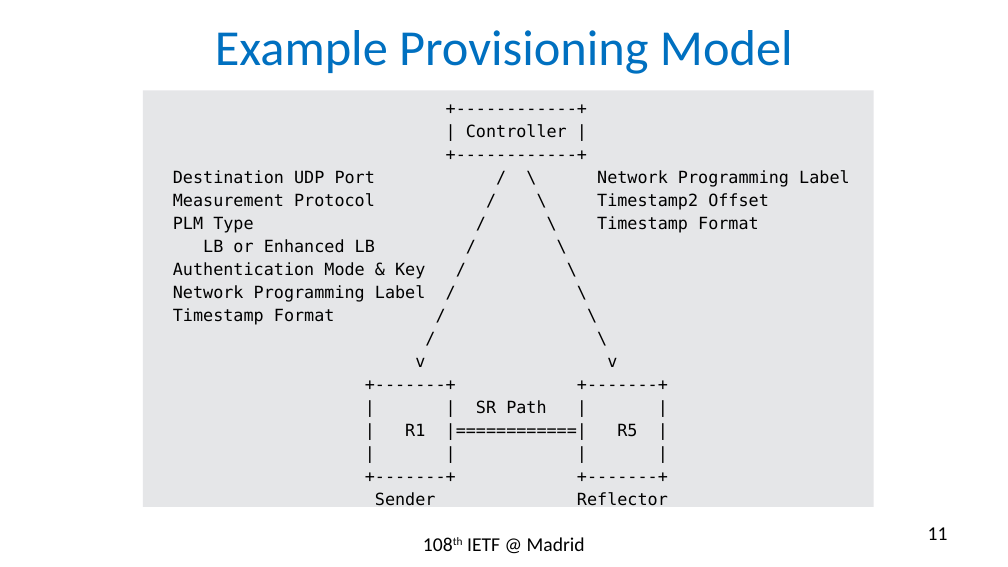
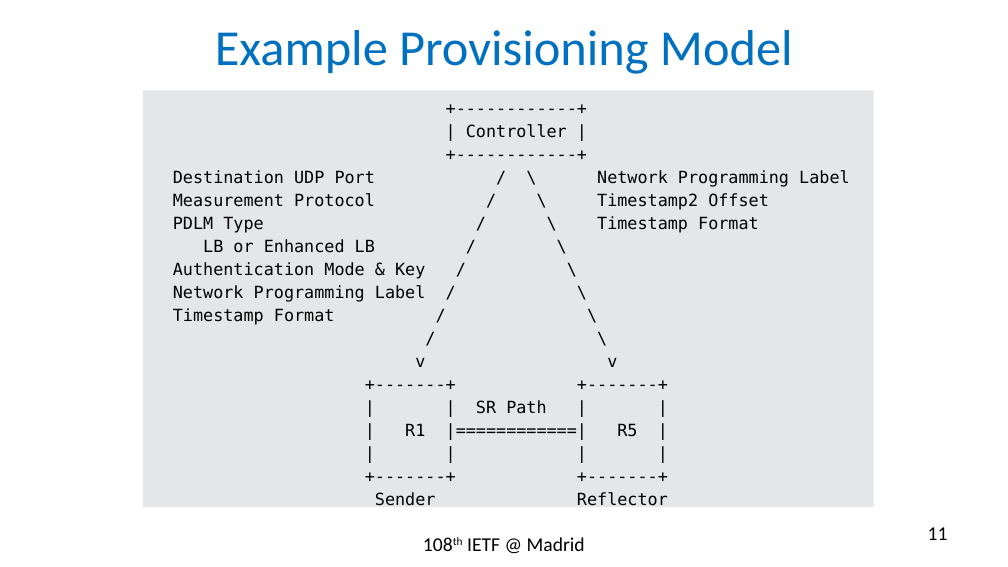
Before and after one commit to rakgandhi/ietf-slides, a slide deck: slide 11 of draft-gandhi-spring-sr-enhanced-plm-01.pptx. Drawn at 1008x567 pixels with LibreOffice and Linux fonts; fonts in the diff are those of the drawing. Boxes give left, top, right and bottom in pixels: in the first picture for what was removed or moved away, otherwise in the second. Text is boxed around its words. In the diff, an @@ line names an element or a change of style, - is before the commit and + after.

```diff
--- a/draft-gandhi-spring-sr-enhanced-plm-01.pptx
+++ b/draft-gandhi-spring-sr-enhanced-plm-01.pptx
@@ text in rectangle at [173, 216, 759, 233]: text changed @@
-PLM Type / \ Timestamp Format
+PDLM Type / \ Timestamp Format
```
Also in this commit, not shown: 7 other slides changed, 1 other file.
